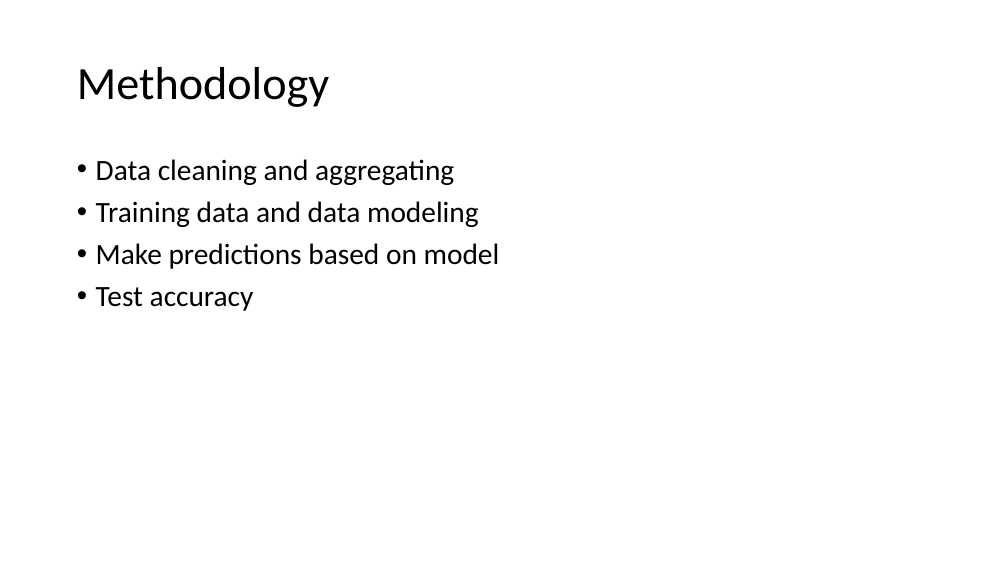
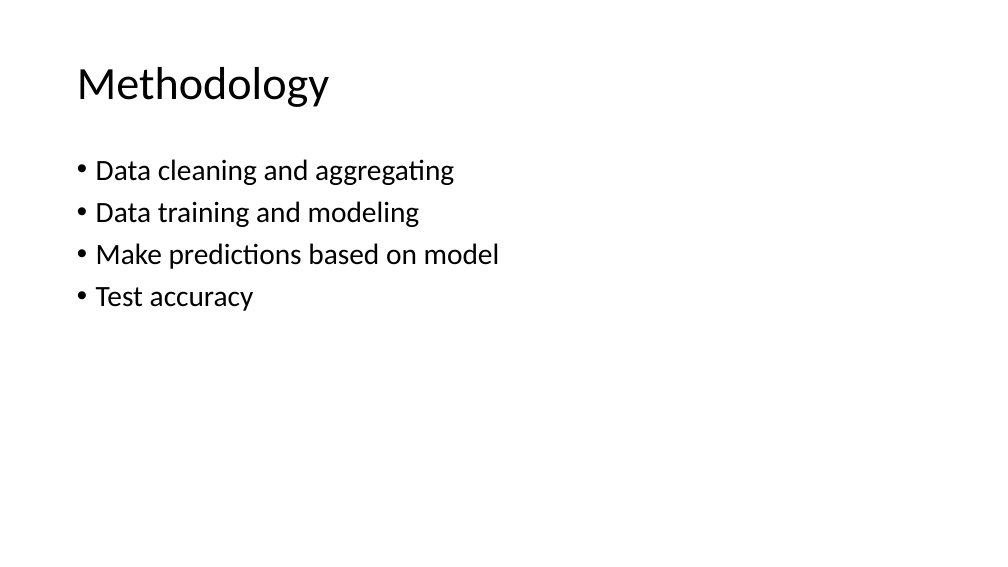
Before and after one commit to AndongWang/Upload, a slide deck: slide 3 of planning.pptx. Drawn at 1008x567 pixels with LibreOffice and Linux fonts; fonts in the diff are those of the drawing. Boxes give left, top, right and bottom in pixels: in the first picture for what was removed or moved away, otherwise in the second. Text is boxed around its words. In the diff, an @@ line names an element or a change of style, - is before the commit and + after.

```diff
--- a/planning.pptx
+++ b/planning.pptx
@@ text at box(96, 201, 420, 227): text changed @@
-• Training data and data modeling
+• Data training and modeling
```
